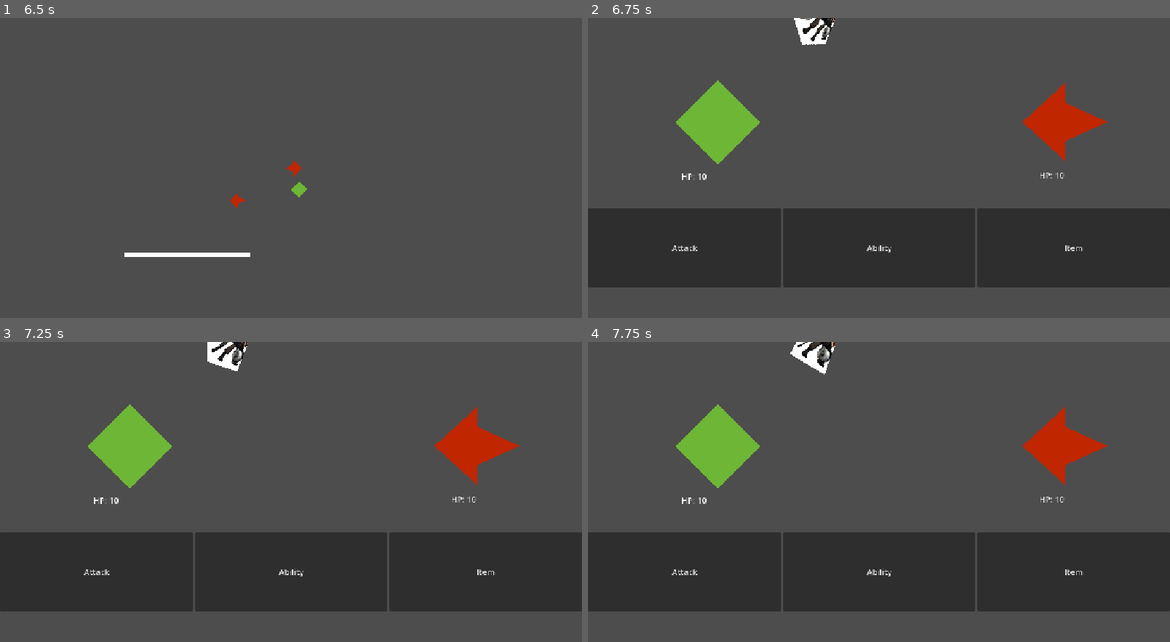
Above: before the commit, frames 1-4 (two rows, left to right).
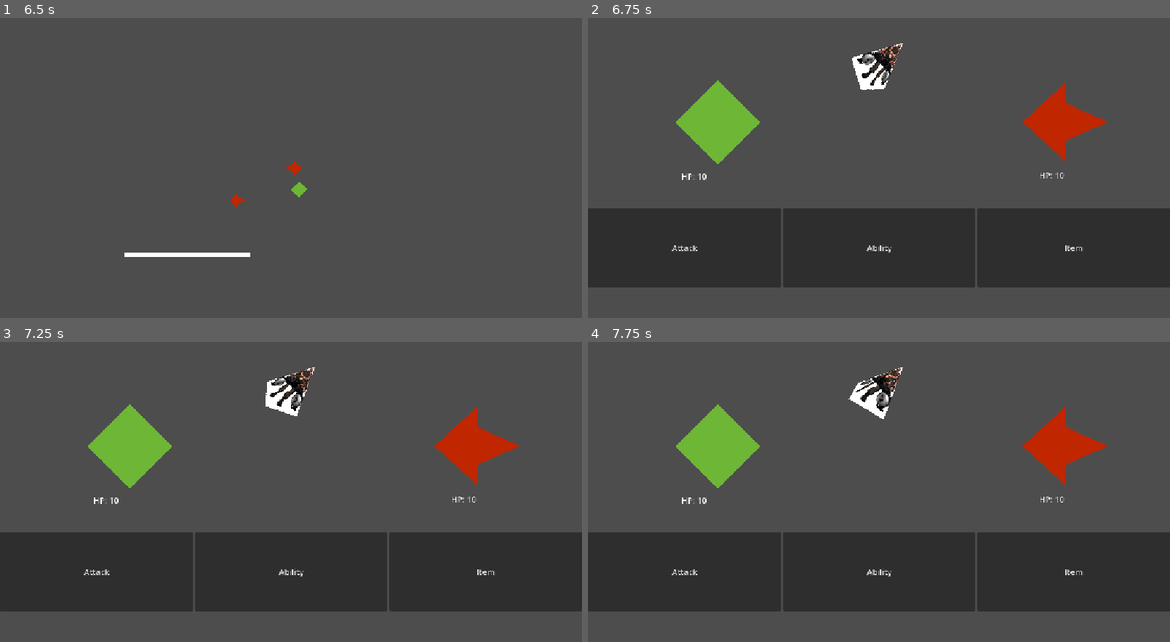
Above: after the commit, the same moments.

Repository: losanders6891/godotStuff
Game: Godot game, scene res://scenes/MainMenu.tscn
Two runs of this game, one before a commit and one after it. Both use one fixed random seed, a clock stepped at 60 frames per second and the inputs below. The engine's default icon, where the game draws it, is replaced by a stand-in: a white triangle on a blue panel in a dark square.
Inputs:
- Up to frame 1 (6.5 s): click "LEVEL SELECT" at 0.5 s; click "map 1: ghs" at 1.25 s; click "map 2: nothing yet" at 2 s; click "map 3: nothing yet" at 2.75 s; click "debug map" at 3.5 s; tap Enter at 4.25 s; hold D (right) 4.28-5.03 s; hold S (backward) 5.03-5.78 s; hold D (right) from 5.78 s (still down)
- Up to frame 2 (6.75 s): release D (right) at 6.53 s; hold W (forward) from 6.53 s (still down)
- Up to frame 3 (7.25 s): keep holding W (forward)
- Up to frame 4 (7.75 s): release W (forward) at 7.28 s; hold A (left) from 7.28 s (still down)

Frame 1 is identical in both runs. In frame 2, 1.2% of the frame differs, in the area x 35-55%, y 0-24%; in frame 3, 1.3%, in the area x 35-55%, y 0-25%; in frame 4, 1.3%.

Commit message:
did a little bit of work on inventory
i ended up talking about deadlock for 90 minutes i apologize comrades

Diff:
--- a/worse-hell/scenes/U.I-Scenes/InventoryUI.tscn
+++ b/worse-hell/scenes/U.I-Scenes/InventoryUI.tscn
@@ -1,37 +1,18 @@
-[gd_scene format=3 uid="uid://bx3y5dffnfj6b"]
+[gd_scene format=3 uid="uid://28r1bylkjf4y"]
 
-[ext_resource type="Script" uid="uid://dcxxudagjn25g" path="res://scenes/U.I-Scenes/inventory.gd" id="1_2rfsb"]
+[ext_resource type="Script" uid="uid://dcxxudagjn25g" path="res://scenes/U.I-Scenes/inventory.gd" id="1_rq8yd"]
 
-[node name="InventoryUi" type="Control" unique_id=305413234]
-layout_mode = 3
-anchors_preset = 15
-anchor_right = 1.0
-anchor_bottom = 1.0
-offset_left = 530.0
-offset_top = -17.0
-offset_right = -151.0
-offset_bottom = -352.0
-grow_horizontal = 2
-grow_vertical = 2
+[node name="ScrollContainer" type="ScrollContainer" unique_id=7589172]
+custom_minimum_size = Vector2(150, 150)
+offset_right = 150.0
+offset_bottom = 150.0
 
-[node name="UI Scrolling" type="ScrollContainer" parent="." unique_id=64562426]
-layout_mode = 1
-anchors_preset = -1
-anchor_left = 0.14
-anchor_top = 0.036000002
-anchor_right = 0.14
-anchor_bottom = 0.036000002
-offset_left = -126.94002
-offset_top = 46.732
-offset_right = 219.02002
-offset_bottom = 284.856
-
-[node name="Inventory" type="PanelContainer" parent="UI Scrolling" unique_id=1493500490]
+[node name="Inventory" type="PanelContainer" parent="." unique_id=755662001]
 custom_minimum_size = Vector2(250, 250)
 layout_mode = 2
 size_flags_horizontal = 3
 size_flags_vertical = 3
 
-[node name="HFlowContainer" type="HFlowContainer" parent="UI Scrolling/Inventory" unique_id=1522614947]
+[node name="HFlowContainer" type="HFlowContainer" parent="Inventory" unique_id=937199515]
 layout_mode = 2
-script = ExtResource("1_2rfsb")
+script = ExtResource("1_rq8yd")
--- a/worse-hell/scenes/battle.tscn
+++ b/worse-hell/scenes/battle.tscn
@@ -315,7 +315,7 @@
 script = ExtResource("1_dn72j")
 
 [node name="heavySphere" type="AnimatedSprite2D" parent="." unique_id=1366519587]
-position = Vector2(107, -292.00003)
+position = Vector2(224.00003, -203.00003)
 rotation = 7.104367
 scale = Vector2(-0.38653067, 0.5595578)
 sprite_frames = SubResource("SpriteFrames_bvuqh")
--- a/worse-hell/scenes/itemaction.gd
+++ b/worse-hell/scenes/itemaction.gd
@@ -1,11 +1,9 @@
 extends Button
 
 const invgui = preload("res://scenes/U.I-Scenes/InventoryUI.tscn")
-var inventorygui
 
 func _ready() -> void:
 	pressed.connect(_button_pressed)
 
-
 func _button_pressed():
 	var inventorygui = invgui.instantiate()
